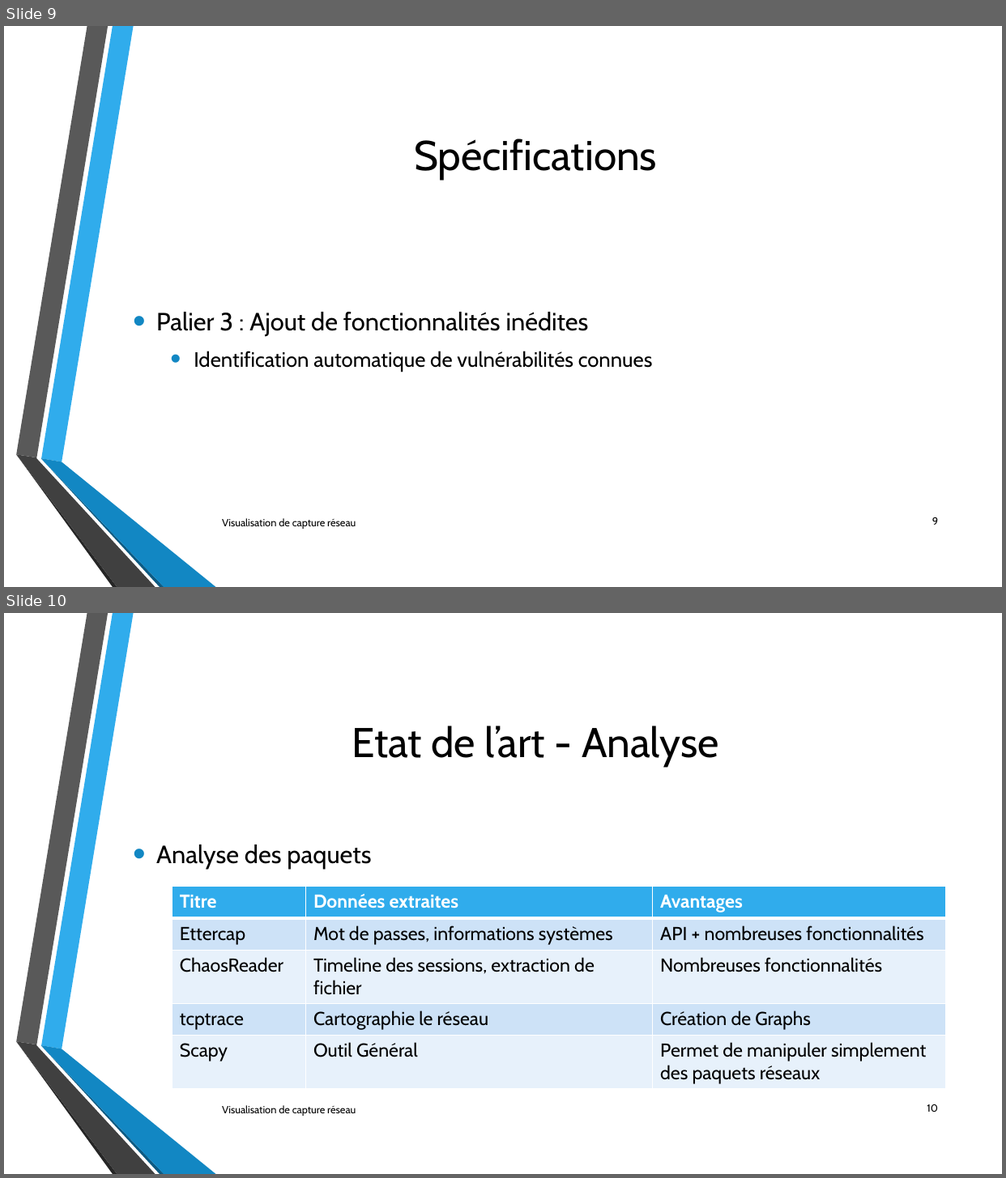
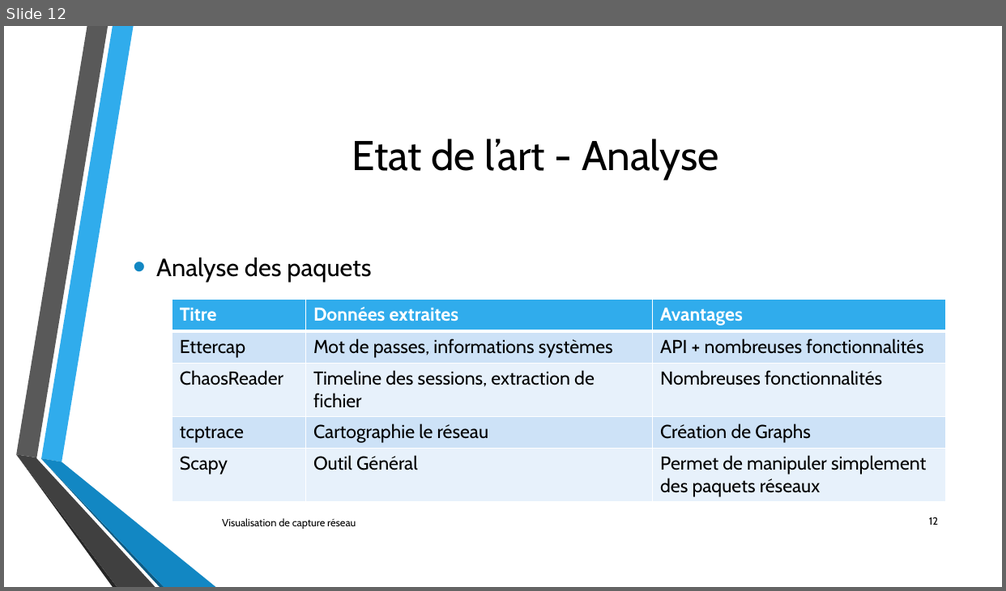
Before and after one commit to lechinoix/Pcap-visualization-project, a slide deck: Présentation de mi-projet/Outils de visualisation de capture réseau.pptx. Shown one above the other, each under a label of ours: slides 9 and 10 before the commit, slide 12 after it. The pictures are 1006x1178 and 1006x591 pixels, drawn with LibreOffice and Linux fonts; fonts in the diff are those of the drawing; background and template pictures are left out. Boxes give left, top, right and bottom in pixels: in the first picture for what was removed or moved away, otherwise in the second. Text is boxed around its words. In the diff, an @@ line names an element or a change of style, - is before the commit and + after.

```diff
--- a/Présentation de mi-projet/Outils de visualisation de capture réseau.pptx
+++ b/Présentation de mi-projet/Outils de visualisation de capture réseau.pptx
@@ slide 9 removed at (x1=4, y1=26, x2=1002, y2=587), background picture (left out); not listed: 6 template elements that a slide beside it also shows @@
@@ title removed at (x1=414, y1=139, x2=657, y2=179) @@
-Spécifications
@@ text removed at (x1=156, y1=312, x2=653, y2=372) @@
-• Palier 3 : Ajout de fonctionnalités inédites
-  • Identification automatique de vulnérabilités connues
@@ text removed at (x1=222, y1=518, x2=356, y2=529) @@
-Visualisation de capture réseau
@@ page number removed at (x1=932, y1=518, x2=938, y2=525) @@
-9
@@ what was slide 10 is now slide 12 @@
@@ page number at (x1=929, y1=518, x2=938, y2=525): text changed @@
-10
+12
```
Also in this commit, not shown: 5 slides changed, 5 slides added, 1 other slide removed, 9 other files.
